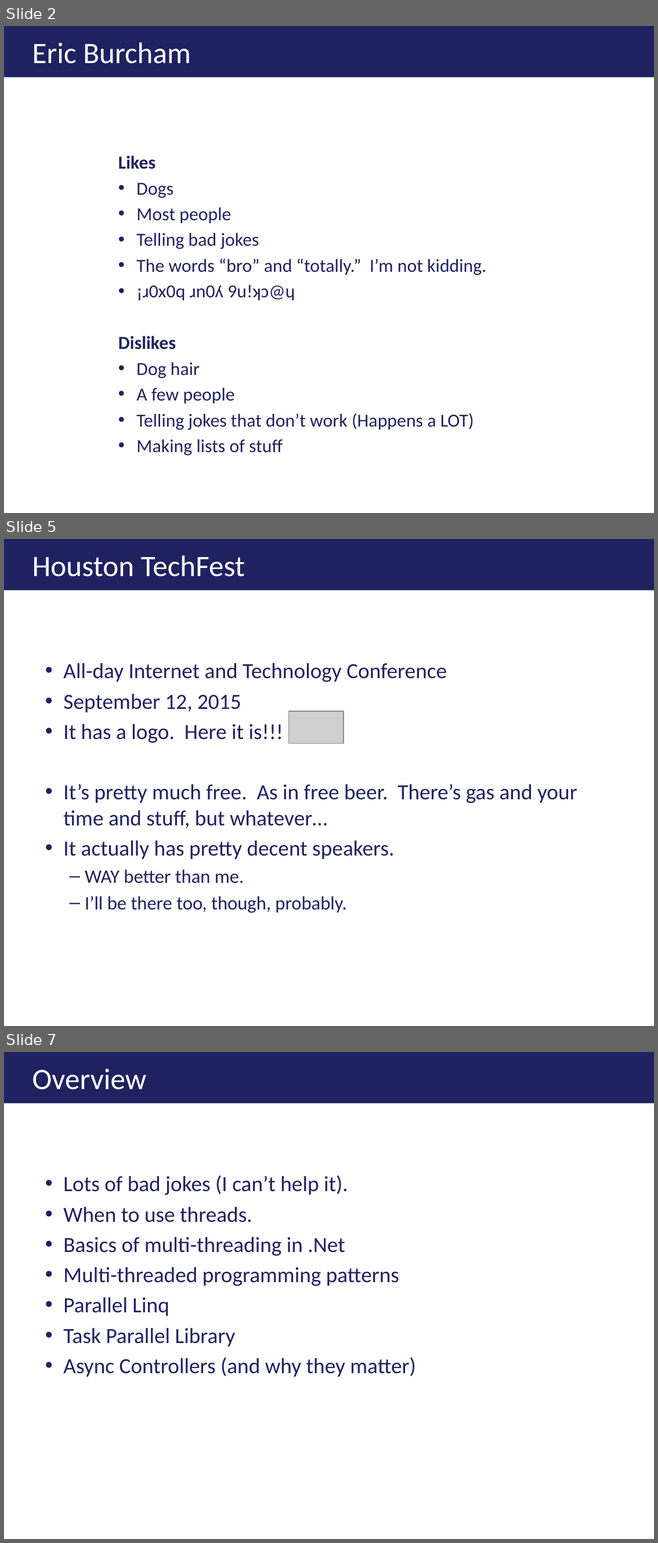
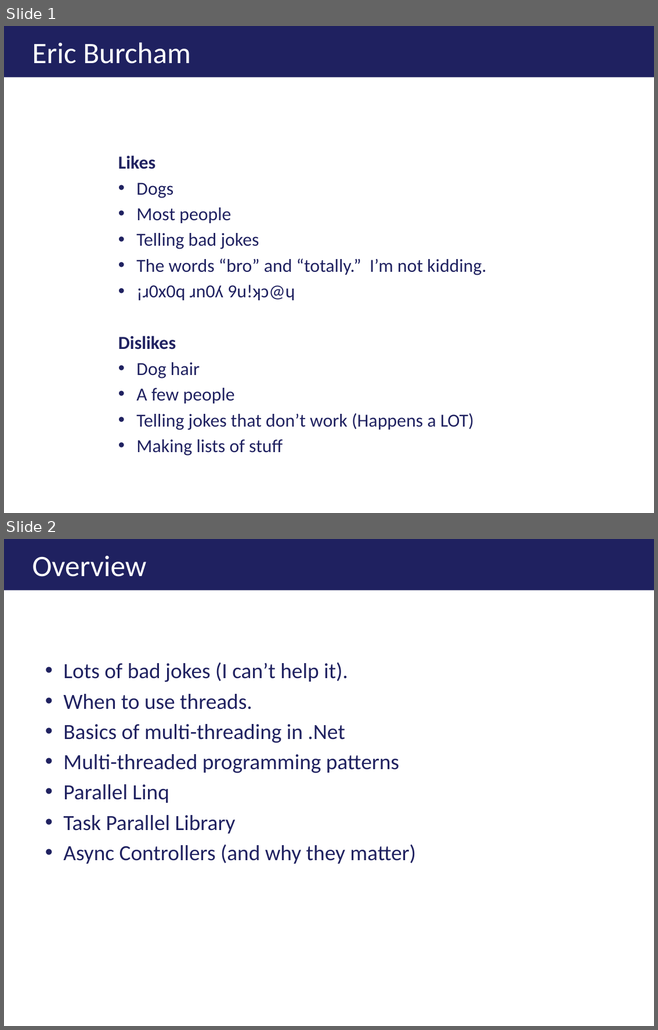
Before and after one commit to ericburcham/THasyINKnc, a slide deck: Presentation/THasINKync - 4x3.pptx. Shown one above the other, each under a label of ours: slides 2, 5 and 7 before the commit, slides 1 and 2 after it; the slides between them are not shown. The pictures are 658x1543 and 658x1030 pixels, drawn with LibreOffice and Linux fonts; fonts in the diff are those of the drawing; grey boxes stand for pictures; background and template pictures are left out. Boxes give left, top, right and bottom in pixels: in the first picture for what was removed or moved away, otherwise in the second. Text is boxed around its words. In the diff, an @@ line names an element or a change of style, - is before the commit and + after.

```diff
--- a/Presentation/THasINKync - 4x3.pptx
+++ b/Presentation/THasINKync - 4x3.pptx
@@ slide 5 removed at [4, 539, 654, 1026], background #FFFFFF @@
@@ title removed at [4, 539, 654, 590] @@
-Houston TechFest
@@ text removed at [63, 663, 577, 913] @@
-• All-day Internet and Technology Conference
-• September 12, 2015
-• It has a logo. Here it is!!!
-• It’s pretty much free. As in free beer. There’s gas and your time and stuff, but whatever…
-• It actually has pretty decent speakers.
-  – WAY better than me.
-  – I’ll be there too, though, probably.
@@ picture removed at [288, 711, 343, 743] @@
@@ what was slide 2 is now slide 1 @@
@@ what was slide 7 is now slide 2 @@
```
Also in this commit, not shown: 1 slide changed, 1 slide added, 4 other slides removed, 1 other file.
